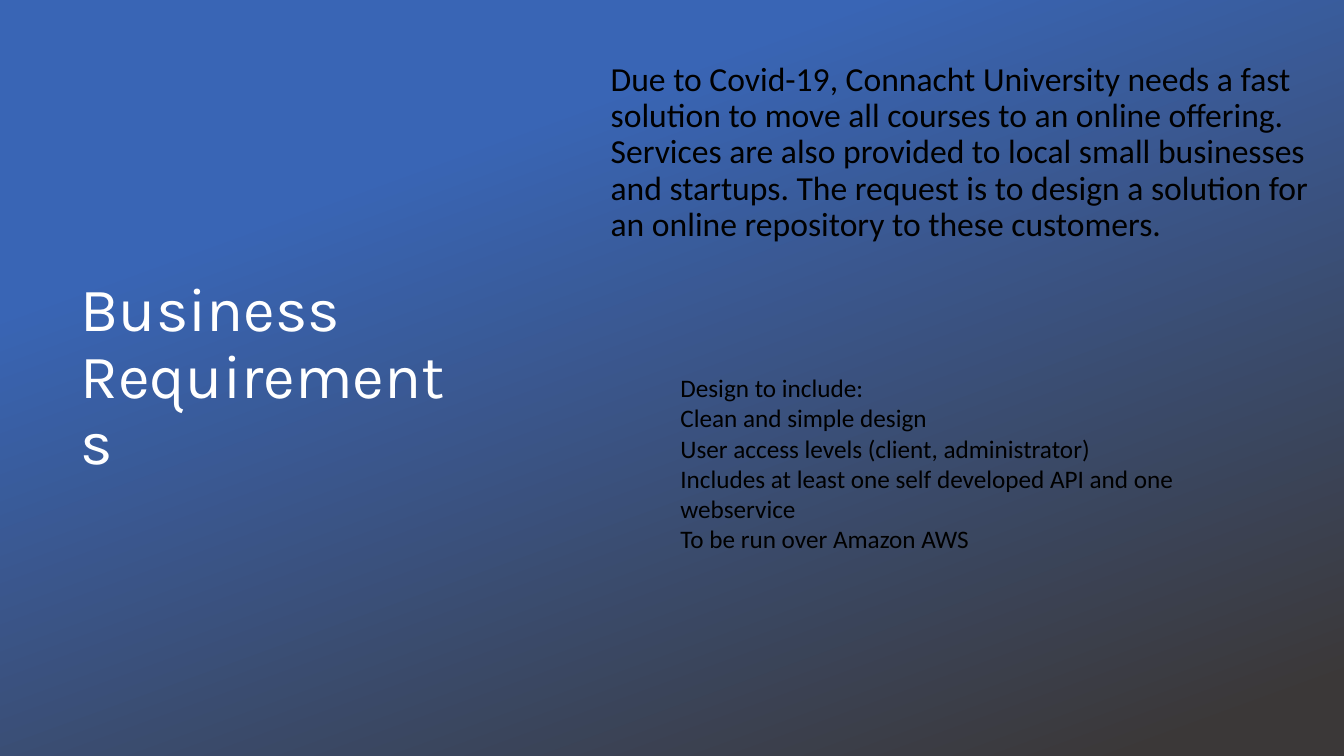
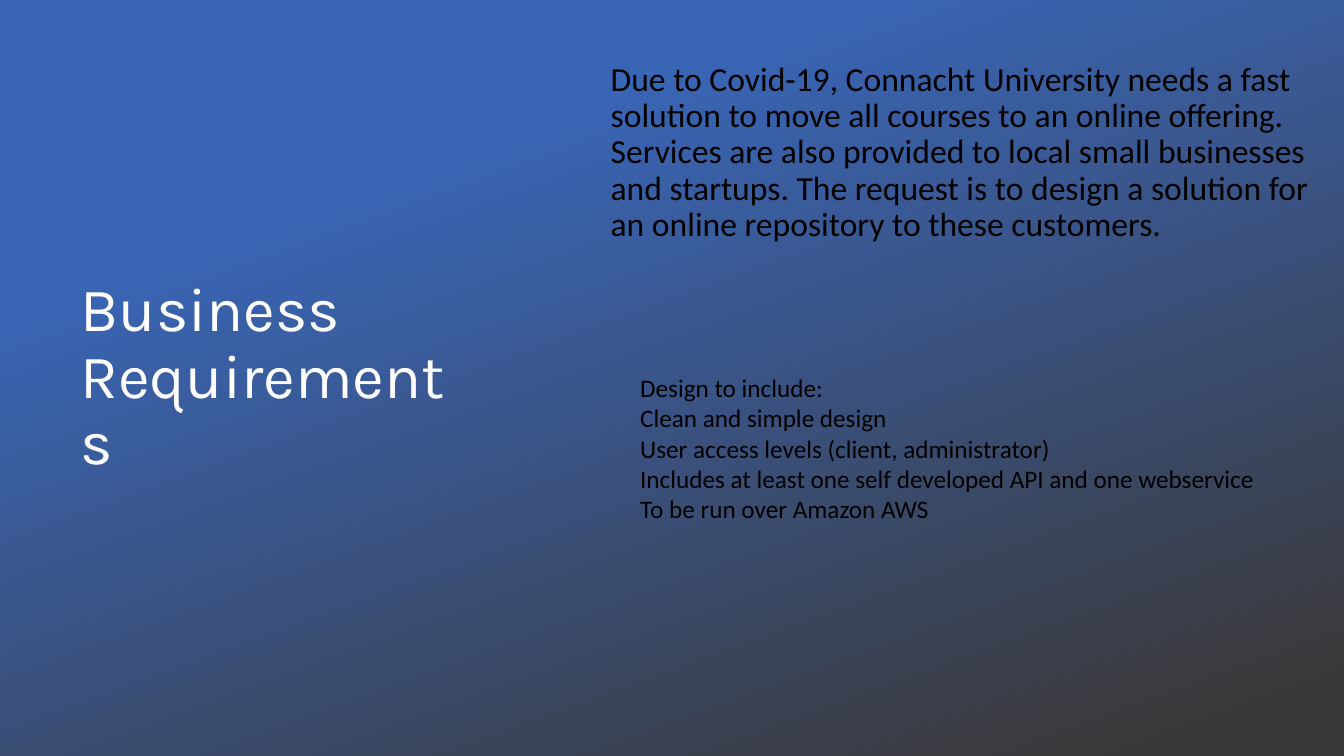
Before and after one commit to rlennon/ConnachtUni, a slide deck: slide 2 of documentation/Demonstrations/Connacht_University_TeamDC.pptx. Drawn at 1344x756 pixels with LibreOffice and Linux fonts; fonts in the diff are those of the drawing; background and template pictures are left out. Boxes give left, top, right and bottom in pixels: in the first picture for what was removed or moved away, otherwise in the second. Text is boxed around its words. In the diff, an @@ line names an element or a change of style, - is before the commit and + after.

```diff
--- a/documentation/Demonstrations/Connacht_University_TeamDC.pptx
+++ b/documentation/Demonstrations/Connacht_University_TeamDC.pptx
@@ text "Design to include:" rewrapped from (x1=680, y1=379, x2=1173, y2=548) to (x1=640, y1=379, x2=1253, y2=518) @@
```
Also in this commit, not shown: 7 other slides changed, 2 slides added.
